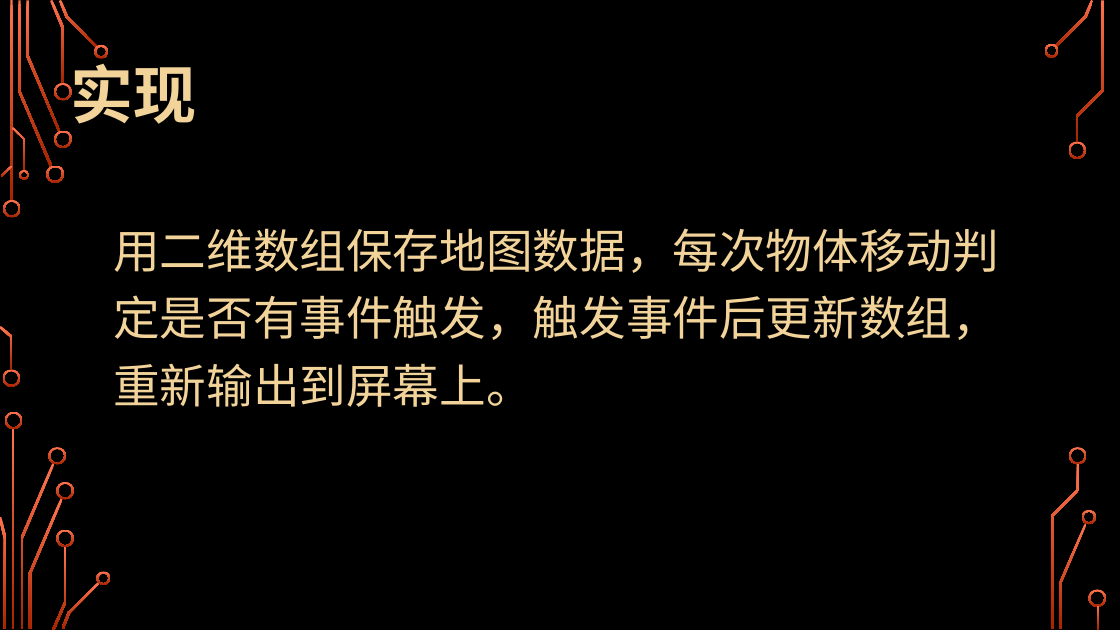
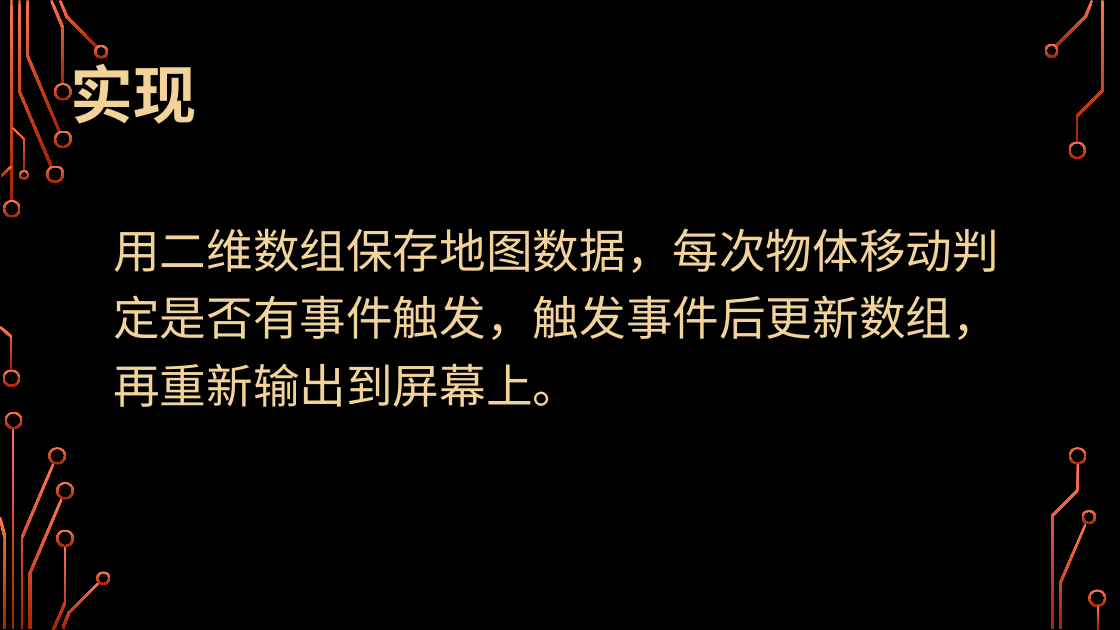
Before and after one commit to sweet-orange-team/Tankgame, a slide deck: slide 11 of resource/C++大作业/C++大作业-坦克大战.pptx. Drawn at 1120x630 pixels with LibreOffice and Linux fonts; fonts in the diff are those of the drawing; background and template pictures are left out. Boxes give left, top, right and bottom in pixels: in the first picture for what was removed or moved away, otherwise in the second. Text is boxed around its words. In the diff, an @@ line names an element or a change of style, - is before the commit and + after.

Commit message:
更新

```diff
--- a/resource/C++大作业/C++大作业-坦克大战.pptx
+++ b/resource/C++大作业/C++大作业-坦克大战.pptx
@@ text at (x1=113, y1=228, x2=999, y2=407): text changed @@
-用二维数组保存地图数据，每次物体移动判定是否有事件触发，触发事件后更新数组，重新输出到屏幕上。
+用二维数组保存地图数据，每次物体移动判定是否有事件触发，触发事件后更新数组，再重新输出到屏幕上。
```
Also in this commit, not shown: 5 other slides changed, 5 other files.
